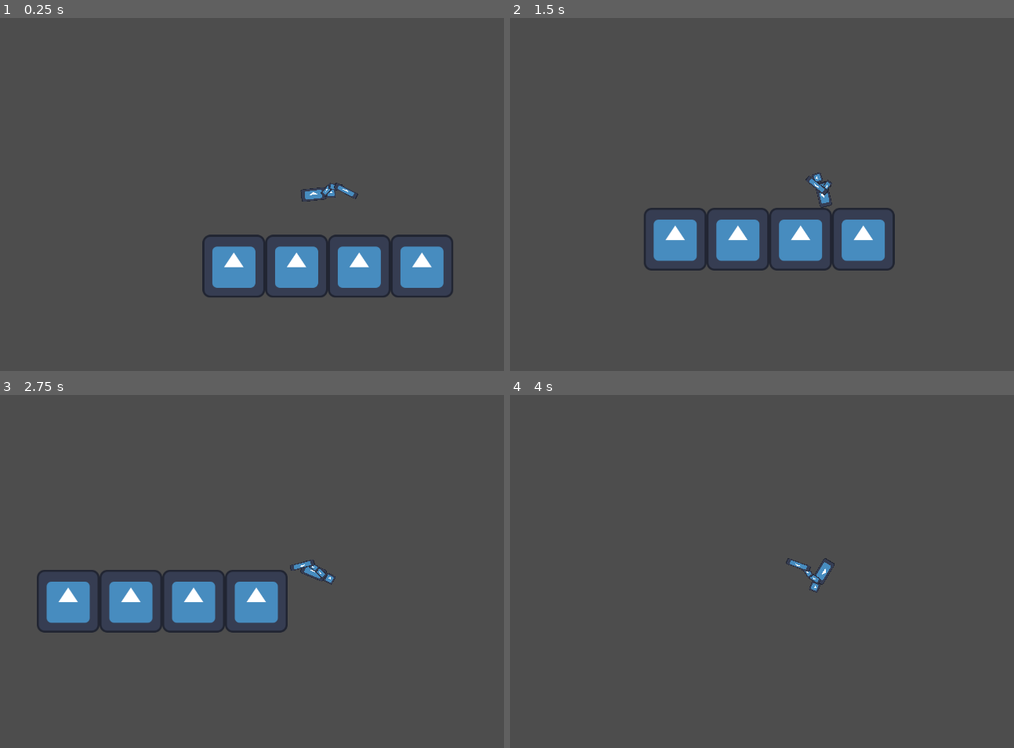
Above: before the commit, frames 1-4 (two rows, left to right).
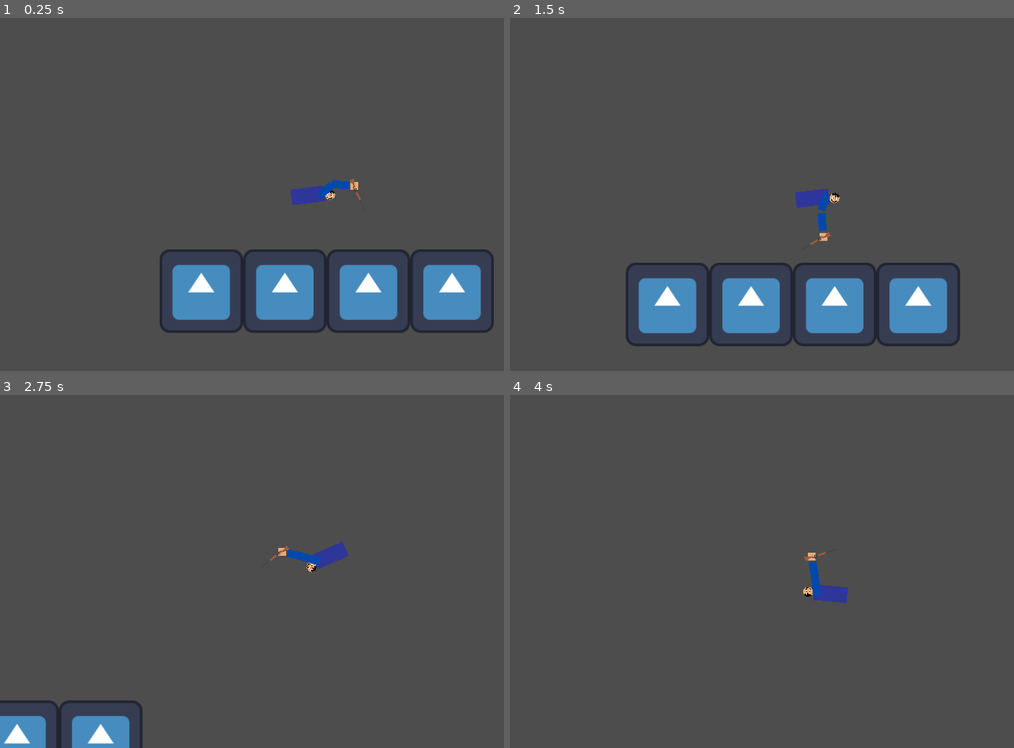
Above: after the commit, the same moments.

Repository: louisng-coder/buckshot_sisyphus
Game: Godot game, scene res://scenes/stage.tscn
Same seed, same stepped clock (60 frames per second), same inputs: the game is played once before the commit and once after it. The engine's default icon, where the game draws it, is replaced by a stand-in: a white triangle on a blue panel in a dark square.
Inputs (mouse positions are in pixels of both pictures, inside the frame that each line leads up to):
- Up to frame 1 (0.25 s): no input
- Up to frame 2 (1.5 s): move the mouse to (963, 176) at 0.52 s; hold Space (shoot) 0.53-1.28 s; tap Shift (loop) at 0.6 s; move the mouse to (696, 212) at 1.27 s; tap Space (shoot) at 1.35 s
- Up to frame 3 (2.75 s): tap Shift (loop) at 1.55 s; move the mouse to (378, 493) at 2.02 s; hold Right mouse button (aim) from 2.03 s (still down); tap Space (shoot) at 2.3 s
- Up to frame 4 (4 s): move the mouse to (792, 642) at 2.77 s; release Right mouse button (aim) at 2.78 s; click (792, 642) at 2.85 s; tap Shift (loop) at 3.05, 3.6 s; move the mouse to (1013, 624) at 3.52 s; hold Space (shoot) from 3.53 s (still down)

The runs differ from the first frame. In frame 1, 11% of the frame differs, in the area x 31-98%, y 45-90%; in frame 2, 15%, in the area x 23-90%, y 43-93%; in frame 3, 8.2%; in frame 4, 0.7%.

Commit message:
added charging mechanic

Diff:
--- a/scenes/player.tscn
+++ b/scenes/player.tscn
@@ -1,7 +1,7 @@
 [gd_scene load_steps=4 format=3 uid="uid://bydq8rtfu3hos"]
 
-[ext_resource type="Texture2D" uid="uid://3hqnqonsm75c" path="res://assets/icon.svg" id="1_onrkg"]
 [ext_resource type="Script" uid="uid://dybaqxm0lv8k2" path="res://scripts/hand.gd" id="2_onrkg"]
+[ext_resource type="Texture2D" uid="uid://c73glw5ng7tfc" path="res://assets/head.png" id="3_qhqgy"]
 
 [sub_resource type="PhysicsMaterial" id="PhysicsMaterial_onrkg"]
 
@@ -9,10 +9,6 @@
 
 [node name="Body" type="RigidBody2D" parent="."]
 mass = 45.0
-
-[node name="Icon" type="Sprite2D" parent="Body"]
-scale = Vector2(0.4, 0.2)
-texture = ExtResource("1_onrkg")
 
 [node name="CollisionPolygon2D" type="CollisionPolygon2D" parent="Body"]
 position = Vector2(-9.53674e-07, 0)
@@ -25,7 +21,14 @@
 node_b = NodePath("../../uppperarm")
 
 [node name="Camera2D" type="Camera2D" parent="Body"]
-zoom = Vector2(1.5, 1.5)
+zoom = Vector2(2, 2)
+
+[node name="ColorRect" type="ColorRect" parent="Body"]
+offset_left = -25.0
+offset_top = -12.0
+offset_right = 26.0
+offset_bottom = 12.0
+color = Color(0.184314, 0.211765, 0.6, 1)
 
 [node name="uppperarm" type="RigidBody2D" parent="."]
 position = Vector2(41, 0)
@@ -34,32 +37,31 @@
 mass = 5.0
 gravity_scale = 0.1
 
-[node name="Icon" type="Sprite2D" parent="uppperarm"]
-position = Vector2(-11, 0)
-scale = Vector2(0.2, 0.1)
-texture = ExtResource("1_onrkg")
-
 [node name="CollisionPolygon2D" type="CollisionPolygon2D" parent="uppperarm"]
 position = Vector2(-11, 0)
 scale = Vector2(0.2, 0.1)
 polygon = PackedVector2Array(59.1, -64, -59, -64, -63.8, -59, -64, 61, -60.3, 64, 59.6, 64, 63.9, 59, 64, -61.1)
 
 [node name="PinJoint2D" type="PinJoint2D" parent="uppperarm"]
+position = Vector2(3, 0)
 scale = Vector2(0.2, 0.1)
 node_a = NodePath("..")
 node_b = NodePath("../../forearm")
 
+[node name="ColorRect" type="ColorRect" parent="uppperarm"]
+offset_left = -24.0
+offset_top = -6.0
+offset_right = 2.0
+offset_bottom = 6.0
+color = Color(0, 0.282353, 0.67451, 1)
+
 [node name="forearm" type="RigidBody2D" parent="."]
-position = Vector2(50, 0)
+position = Vector2(67, 0)
 collision_layer = 4
 collision_mask = 4
 mass = 5.0
 physics_material_override = SubResource("PhysicsMaterial_onrkg")
 gravity_scale = 0.1
-
-[node name="Icon" type="Sprite2D" parent="forearm"]
-scale = Vector2(0.2, 0.1)
-texture = ExtResource("1_onrkg")
 
 [node name="CollisionPolygon2D" type="CollisionPolygon2D" parent="forearm"]
 position = Vector2(-9.53674e-07, 0)
@@ -72,17 +74,20 @@
 node_a = NodePath("..")
 node_b = NodePath("../../hand")
 
+[node name="ColorRect" type="ColorRect" parent="forearm"]
+offset_left = -25.0
+offset_top = -6.0
+offset_right = 2.0
+offset_bottom = 6.0
+color = Color(0, 0.282353, 0.67451, 1)
+
 [node name="hand" type="RigidBody2D" parent="."]
-position = Vector2(60, 0)
+position = Vector2(77, 0)
 collision_layer = 8
 collision_mask = 8
 mass = 2.0
 lock_rotation = true
 script = ExtResource("2_onrkg")
-
-[node name="Icon" type="Sprite2D" parent="hand"]
-scale = Vector2(0.1, 0.1)
-texture = ExtResource("1_onrkg")
 
 [node name="CollisionPolygon2D" type="CollisionPolygon2D" parent="hand"]
 position = Vector2(-9.53674e-07, 0)
@@ -98,19 +103,21 @@
 scale = Vector2(0.15, 0.15)
 polygon = PackedVector2Array(59.1, -64, -59, -64, -63.8, -59, -64, 61, -60.3, 64, 59.6, 64, 63.9, 59, 64, -61.1)
 
+[node name="ColorRect2" type="ColorRect" parent="hand"]
+offset_left = -6.0
+offset_top = -6.0
+offset_right = 6.0
+offset_bottom = 6.0
+color = Color(0.898039, 0.666667, 0.478431, 1)
+
 [node name="head" type="RigidBody2D" parent="."]
 z_index = -1
 mass = 2.0
 
 [node name="Icon" type="Sprite2D" parent="head"]
-position = Vector2(36, 0)
-scale = Vector2(0.15, 0.15)
-texture = ExtResource("1_onrkg")
-
-[node name="CollisionPolygon2D" type="CollisionPolygon2D" parent="head"]
-position = Vector2(36, 0)
-scale = Vector2(0.15, 0.15)
-polygon = PackedVector2Array(59.1, -64, -59, -64, -63.8, -59, -64, 61, -60.3, 64, 59.6, 64, 63.9, 59, 64, -61.1)
+texture_filter = 1
+position = Vector2(35, 0)
+texture = ExtResource("3_qhqgy")
 
 [node name="shoulder" type="PinJoint2D" parent="head"]
 position = Vector2(26, 0)
@@ -118,5 +125,14 @@
 node_b = NodePath("../../Body")
 disable_collision = false
 
+[node name="CollisionPolygon2D" type="CollisionPolygon2D" parent="head"]
+position = Vector2(35, 0)
+polygon = PackedVector2Array(-5.1, -7.5, -7.1, -3.5, -7.5, 4.9, -4.9, 7.5, 3.9, 7.5, 5.9, 5.5, 7.5, 5.5, 7.5, -5.1, 3.5, -7.1)
+
+[node name="loop_timer" type="Timer" parent="."]
+wait_time = 5.0
+one_shot = true
+
 [connection signal="body_entered" from="hand/grab_area" to="hand" method="_on_grab_area_body_entered"]
 [connection signal="body_exited" from="hand/grab_area" to="hand" method="_on_grab_area_body_exited"]
+[connection signal="timeout" from="loop_timer" to="hand" method="_on_timer_timeout"]
--- a/scenes/shotgun.tscn
+++ b/scenes/shotgun.tscn
@@ -1,7 +1,7 @@
 [gd_scene load_steps=3 format=3 uid="uid://paqpx6vwp0qe"]
 
 [ext_resource type="Script" uid="uid://ck50qdhinx1t6" path="res://scenes/shotgun.gd" id="1_gnj2g"]
-[ext_resource type="Texture2D" uid="uid://3hqnqonsm75c" path="res://assets/icon.svg" id="2_1ya1i"]
+[ext_resource type="Texture2D" uid="uid://ceodqnvecr1x1" path="res://assets/shotgun.png" id="2_gnj2g"]
 
 [node name="shotgun" type="RigidBody2D"]
 collision_layer = 8
@@ -10,17 +10,18 @@
 script = ExtResource("1_gnj2g")
 
 [node name="Icon" type="Sprite2D" parent="."]
-position = Vector2(14, 0)
-scale = Vector2(0.4, 0.1)
-texture = ExtResource("2_1ya1i")
-
-[node name="CollisionPolygon2D" type="CollisionPolygon2D" parent="."]
-position = Vector2(14, 0)
-scale = Vector2(0.4, 0.1)
-polygon = PackedVector2Array(59.1, -64, -59, -64, -63.8, -59, -64, 61, -60.3, 64, 59.6, 64, 63.9, 59, 64, -61.1)
+texture_filter = 1
+position = Vector2(8, 0)
+rotation = 3.14159
+texture = ExtResource("2_gnj2g")
 
 [node name="PinJoint2D" type="PinJoint2D" parent="."]
 position = Vector2(-9.53674e-07, 0)
 scale = Vector2(0.2, 0.01)
 node_a = NodePath("..")
 node_b = NodePath("../../hand")
+
+[node name="CollisionPolygon2D" type="CollisionPolygon2D" parent="."]
+position = Vector2(8, 0)
+rotation = -3.14159
+polygon = PackedVector2Array(3.5, -6.2, 2, -5.8, 2, -4.9, -2.2, -4, -32, -4, -32, 0, 0, 0, 0, 2, 9.7, 2, 14.7, 5, 20, 5, 20, -4, 14.6, -4, 12.6, -2, 9, -2, 9, -4, 4.6, -4)
--- a/scripts/hand.gd
+++ b/scripts/hand.gd
@@ -8,11 +8,20 @@
 @onready var shoulder = get_parent().get_node("Body/shoulder")
 @onready var body = get_parent().get_node("Body")
 @onready var camera = get_parent().get_node("Body/Camera2D")
-
+@onready var loop_timer = get_parent().get_node("loop_timer")
 var shotgun = preload("res://scenes/shotgun.tscn")
 var shotgun_object = shotgun.instantiate()
 
 var touching_surface = false
+
+const OFFSET_MULTIPLIER = 400.0
+const CAMERA_LERP_SPEED = 4.0
+const MAX_FORCE := 90000.0
+const CHARGE_RATE := 1000000.0
+
+var charge_force := 0.0
+var is_charging := false
+
 
 func _ready():
 	call_deferred("_attach_shotgun", shotgun_object)
@@ -62,13 +71,56 @@
 			GlobalVariables.spring_force = spring_force.length()
 			GlobalVariables.damping_force = damping_force.length()
 
-	if Input.is_action_just_pressed("shoot"):
-		var recoil_strength = 30000.0
-		var gun_direction = shotgun_object.actual_direction
-		body.apply_impulse(-recoil_strength * gun_direction)
+
+# hold to charge the shotgun blast
+	if Input.is_action_pressed("shoot"):
+		is_charging = true
+		charge_force += CHARGE_RATE * delta
+		charge_force = clamp(charge_force, 0, MAX_FORCE)
+		Engine.time_scale = 0.03  # slow motion effect
+	elif Input.is_action_just_released("shoot") and is_charging:
+		is_charging = false
+		Engine.time_scale = 1.0  # reset time scale
+
+		var dir = shotgun_object.actual_direction.normalized()
+		body.apply_impulse(-dir * charge_force)
+		print(charge_force)
+		charge_force = 0.0
+
+
+
+
+
+#AAA
+	if Input.is_action_just_pressed("loop"):
+		if loop_timer.time_left > 0:
+			_perform_loop()
+	if loop_timer.time_left == 0:
+		_perform_loop()
+
+
+
+	# 1. get mouse and player positions
+	var mouse_pos = get_global_mouse_position()
+	var player_pos = global_position
+
+	# 2. figure out how big the viewport is
+	var vp_size = get_viewport().get_visible_rect().size
+
+	# 3. compute an offset vector in screen-relative space
+	var offset_vec = (mouse_pos - player_pos) / (vp_size) * OFFSET_MULTIPLIER
+
+	# 4. lerp your Camera2D.offset toward that
+	camera.offset = camera.offset.lerp(-offset_vec, delta * CAMERA_LERP_SPEED)
 
 func _on_grab_area_body_entered(body: Node2D) -> void:
 	touching_surface = true
 
 func _on_grab_area_body_exited(body: Node2D) -> void:
 	touching_surface = false
+
+func _perform_loop():
+	pass
+
+func _on_timer_timeout() -> void:
+	pass # Replace with function body.
Binary file added: assets/body.png
Not shown, added: assets/body.png.import
Binary file added: assets/flag.png
Not shown, added: assets/flag.png.import
Binary file added: assets/head.png
Not shown, added: assets/head.png.import
Binary file added: assets/shotgun.png
Not shown, added: assets/shotgun.png.import
